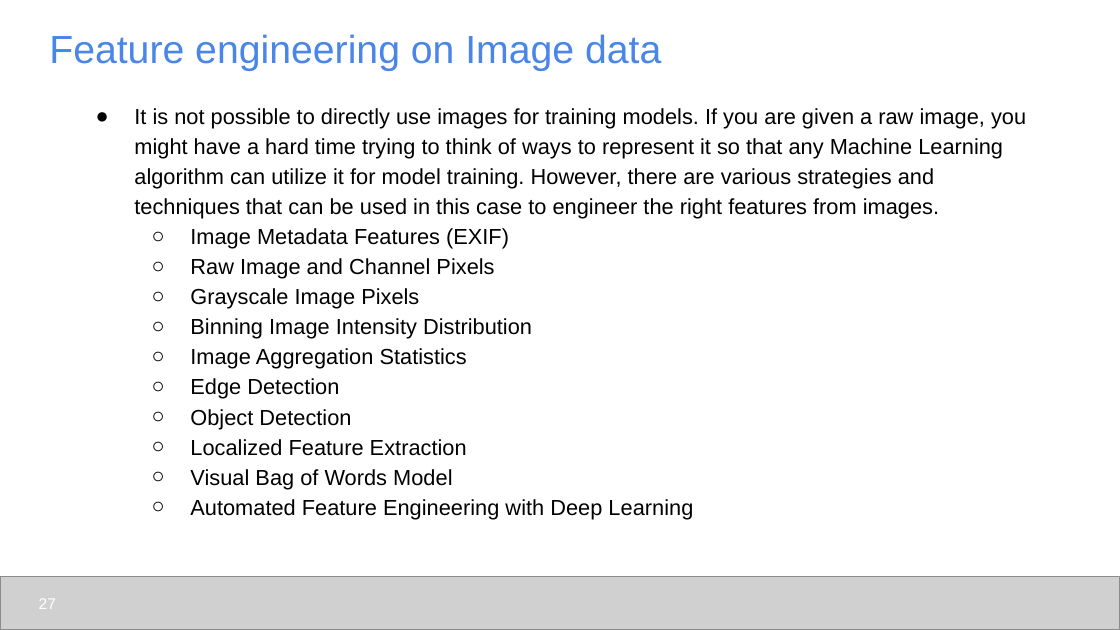
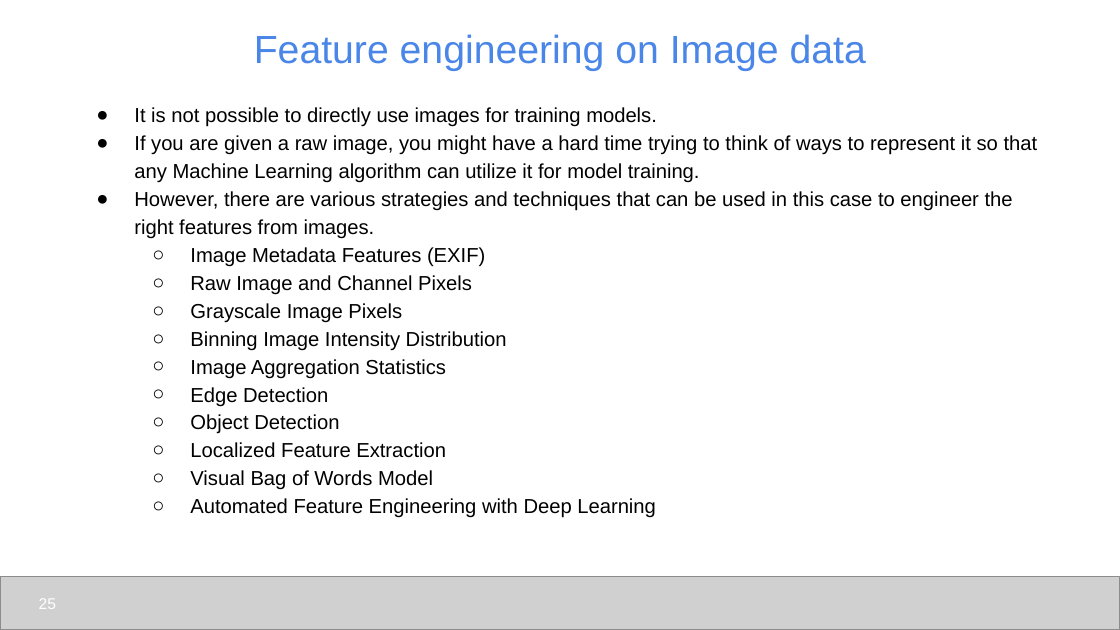
Before and after one commit to udel-cbcb/al_ml_workshop, a slide deck: slide 25 of Day_3/Lectures/Day_3_Lecture_Feature_Engineering_Scaling_Selection.pptx (slide 27 before the commit). Drawn at 1120x630 pixels with LibreOffice and Linux fonts; fonts in the diff are those of the drawing; grey boxes stand for pictures. Boxes give left, top, right and bottom in pixels: in the first picture for what was removed or moved away, otherwise in the second. Text is boxed around its words. In the diff, an @@ line names an element or a change of style, - is before the commit and + after.

```diff
--- a/Day_3/Lectures/Day_3_Lecture_Feature_Engineering_Scaling_Selection.pptx
+++ b/Day_3/Lectures/Day_3_Lecture_Feature_Engineering_Scaling_Selection.pptx
@@ title "Feature engineering on Image data" at (x1=254, y1=34, x2=866, y2=71): alignment left to centre @@
@@ text at (x1=134, y1=107, x2=1038, y2=239): text changed; size 14 to 13 pt @@
-● It is not possible to directly use images for training models. If you are given a raw image, you might have a hard time trying to think of ways to represent it so that any Machine Learning algorithm can utilize it for model training. However, there are various strategies and techniques that can be used in this case to engineer the right features from images.
+● It is not possible to directly use images for training models.
+● If you are given a raw image, you might have a hard time trying to think of ways to represent it so that any Machine Learning algorithm can utilize it for model training.
+● However, there are various strategies and techniques that can be used in this case to engineer the right features from images.
@@ text at (x1=190, y1=247, x2=656, y2=518): size 14 to 13 pt in "Image Metadata Features (EXIF)", "Raw Image and Channel Pixels", "Grayscale Image Pixels", "Binning Image Intensity Distribution" and 6 more places; indent changed @@
@@ page number at (x1=39, y1=599, x2=56, y2=609): text changed @@
-27
+25
```
Also in this commit, not shown: 29 other slides changed, 1 slide added, 3 slides removed, 12 other files.
